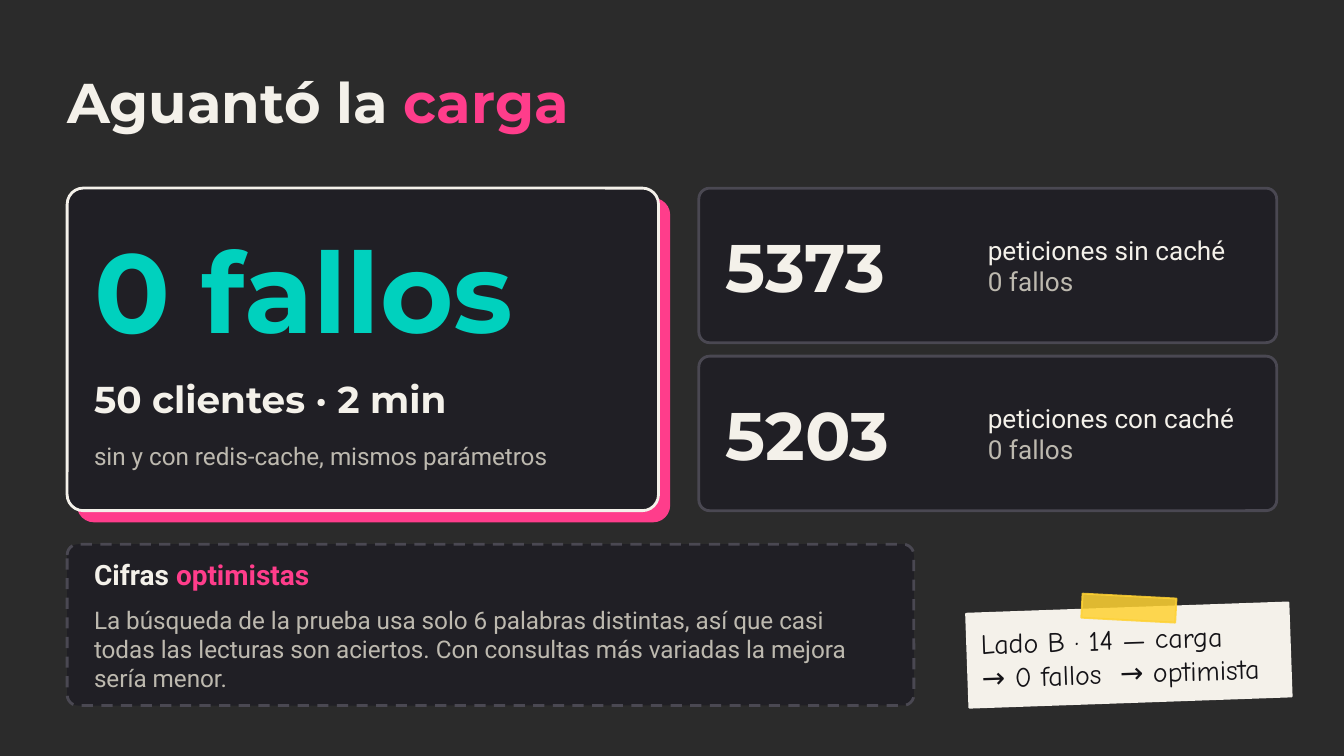
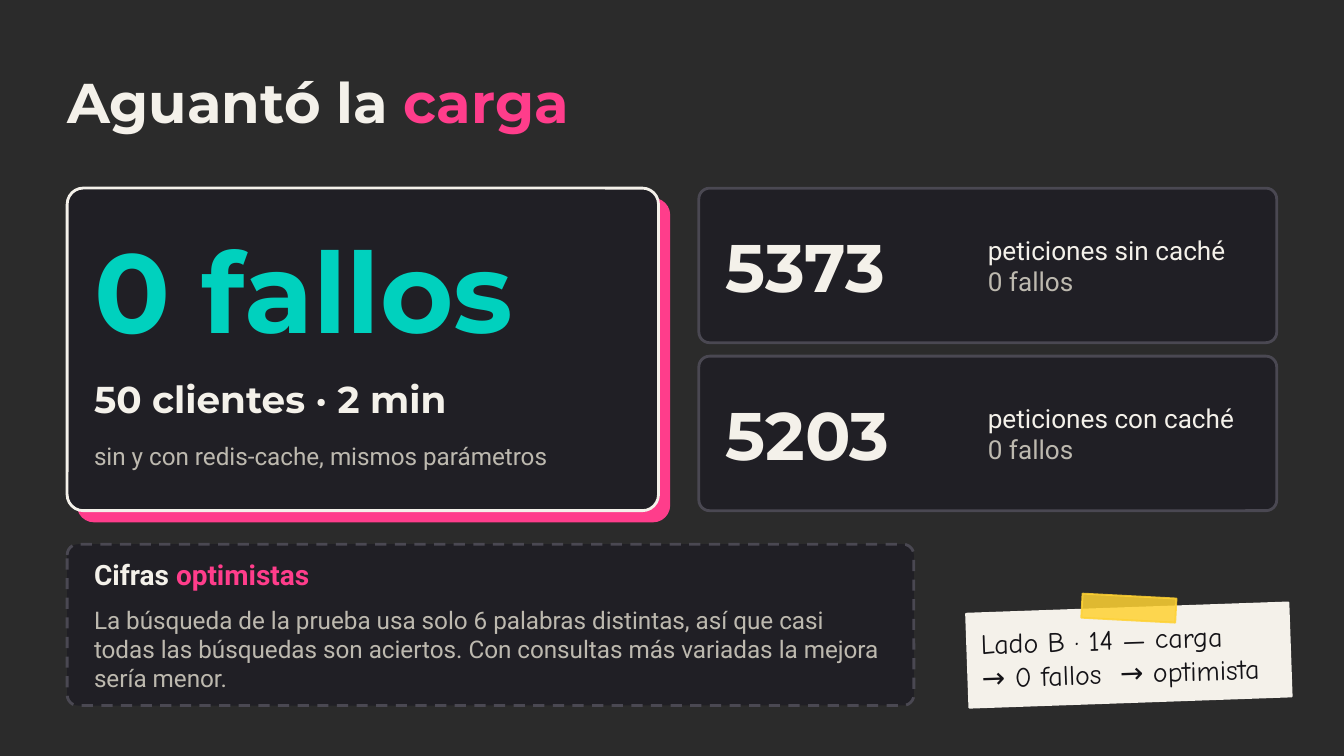
Before and after one commit to ChristianFRZ/FLDSMDFR, a slide deck: slide 14 of docs/presentacion/meloxo.pptx. Drawn at 1344x756 pixels with LibreOffice and Linux fonts; fonts in the diff are those of the drawing; background and template pictures are left out; a plain dark background stands for a picture behind light text. Boxes give left, top, right and bottom in pixels: in the first picture for what was removed or moved away, otherwise in the second. Text is boxed around its words. In the diff, an @@ line names an element or a change of style, - is before the commit and + after.

```diff
--- a/docs/presentacion/meloxo.pptx
+++ b/docs/presentacion/meloxo.pptx
@@ text at <box>94,611,879,687</box>: text changed @@
-La búsqueda de la prueba usa solo 6 palabras distintas, así que casi todas las lecturas son aciertos. Con consultas más variadas la mejora sería menor.
+La búsqueda de la prueba usa solo 6 palabras distintas, así que casi todas las búsquedas son aciertos. Con consultas más variadas la mejora sería menor.
```
Also in this commit, not shown: 1 other slide changed, 6 other files.
